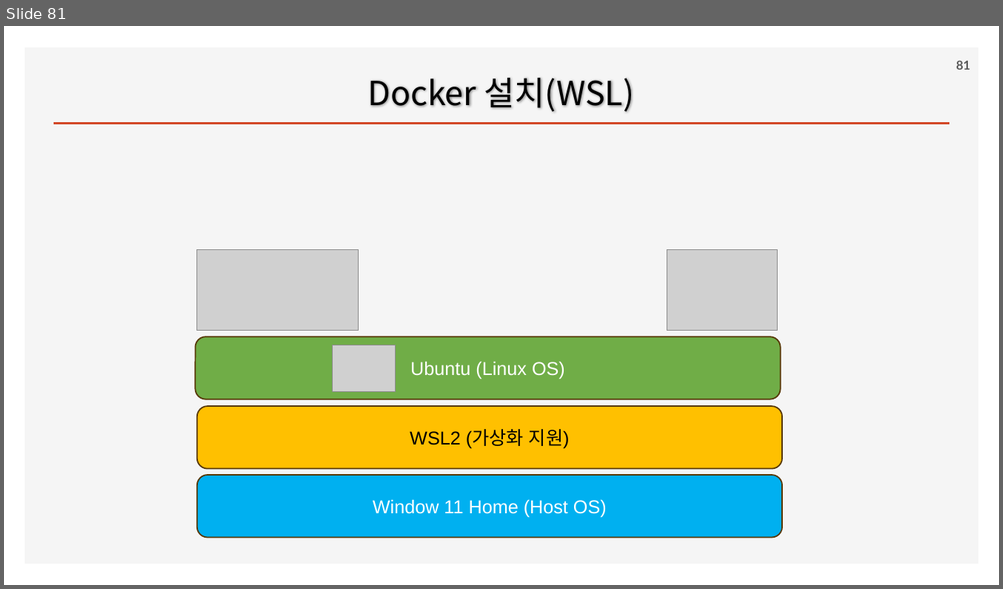
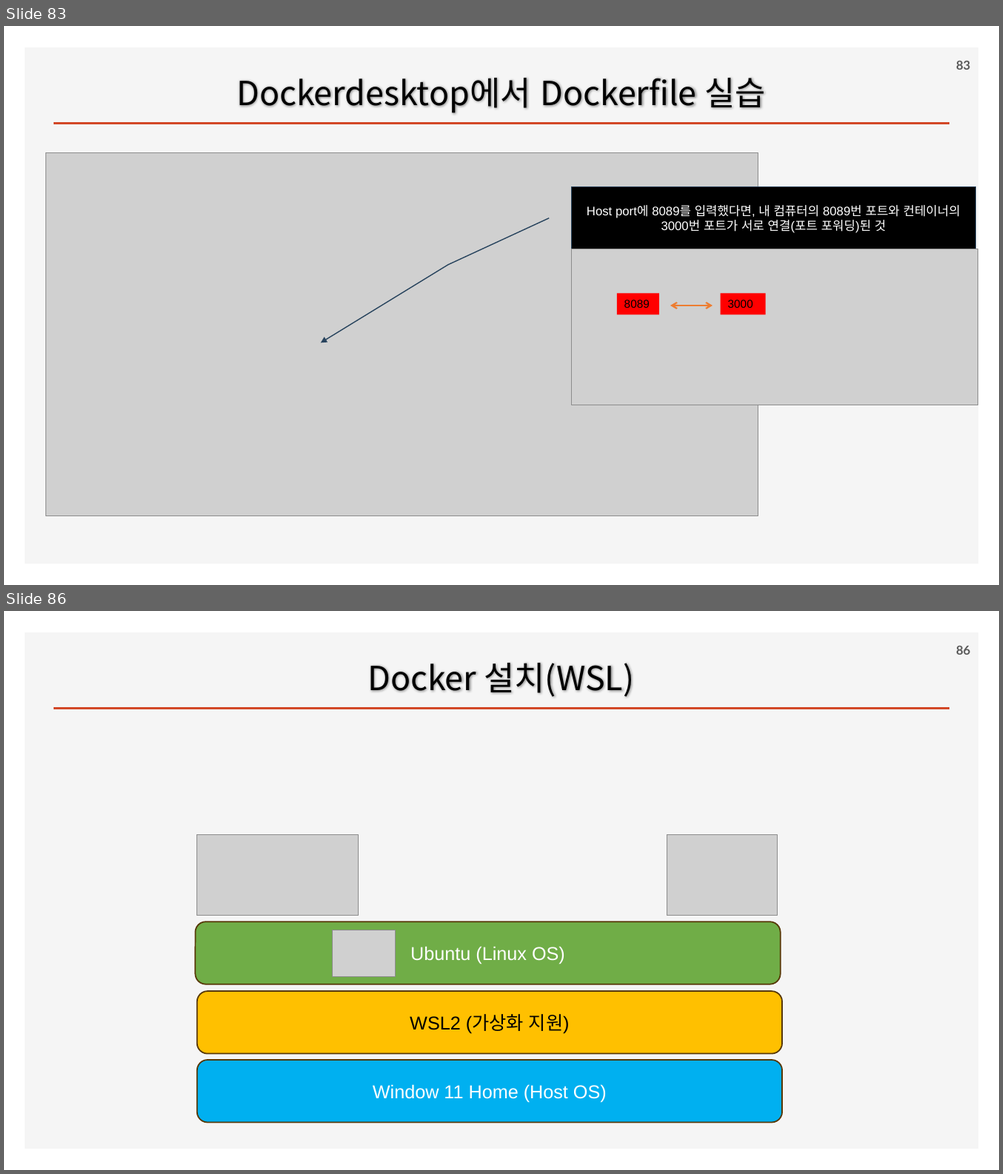
Before and after one commit to ancestor9/2026_Fall_AI-Workflow, a slide deck: PPTs/00_App Deployment.pptx. Shown one above the other, each under a label of ours: slide 81 before the commit, slides 83 and 86 after it; the slides between them are not shown. The pictures are 1003x589 and 1003x1174 pixels, drawn with LibreOffice and Linux fonts; fonts in the diff are those of the drawing; grey boxes stand for pictures; background and template pictures are left out. Boxes give left, top, right and bottom in pixels: in the first picture for what was removed or moved away, otherwise in the second. Text is boxed around its words. In the diff, an @@ line names an element or a change of style, - is before the commit and + after.

```diff
--- a/PPTs/00_App Deployment.pptx
+++ b/PPTs/00_App Deployment.pptx
@@ slide 83 added at bbox=[4, 26, 999, 585], background #FFFFFF; not listed: 2 template elements that a slide beside it also shows @@
@@ page number added at bbox=[956, 61, 970, 70], 12 pt, text #595959, bold @@
+83
@@ title added at bbox=[236, 78, 765, 113], 32 pt, text #000000 @@
+Dockerdesktop에서 Dockerfile 실습
@@ picture added at bbox=[45, 153, 757, 516] @@
@@ border callout added at bbox=[572, 187, 976, 249], fill #000000, outline #28445D 1 pt, 12 pt, text #FFFFFF @@
+Host port에 8089를 입력했다면, 내 컴퓨터의 8089번 포트와 컨테이너의 3000번 포트가 서로 연결(포트 포워딩)된 것
@@ picture added at bbox=[572, 249, 979, 406] @@
@@ rectangle added at bbox=[617, 294, 659, 315], fill #FF0000, 11 pt, text #000000 @@
+8089
@@ double arrow added from (670, 306) to (712, 306), #ED7D31 1.5 pt @@
@@ rectangle added at bbox=[720, 294, 765, 315], fill #FF0000, 11 pt, text #000000 @@
+3000
@@ what was slide 81 is now slide 86 @@
@@ page number at bbox=[956, 646, 970, 655]: text changed @@
-81
+86
```
Also in this commit, not shown: 2 slides changed, 4 other slides added.
